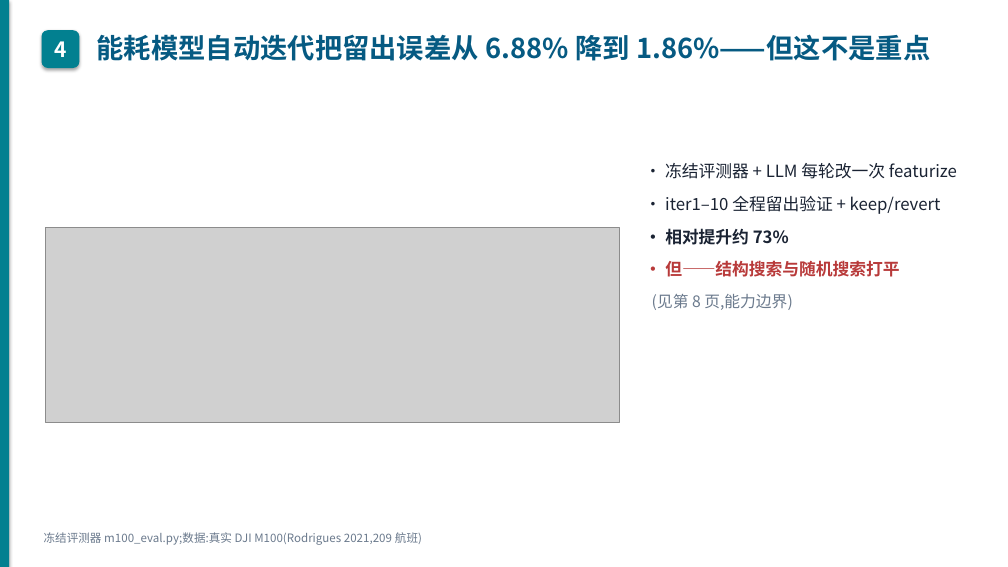
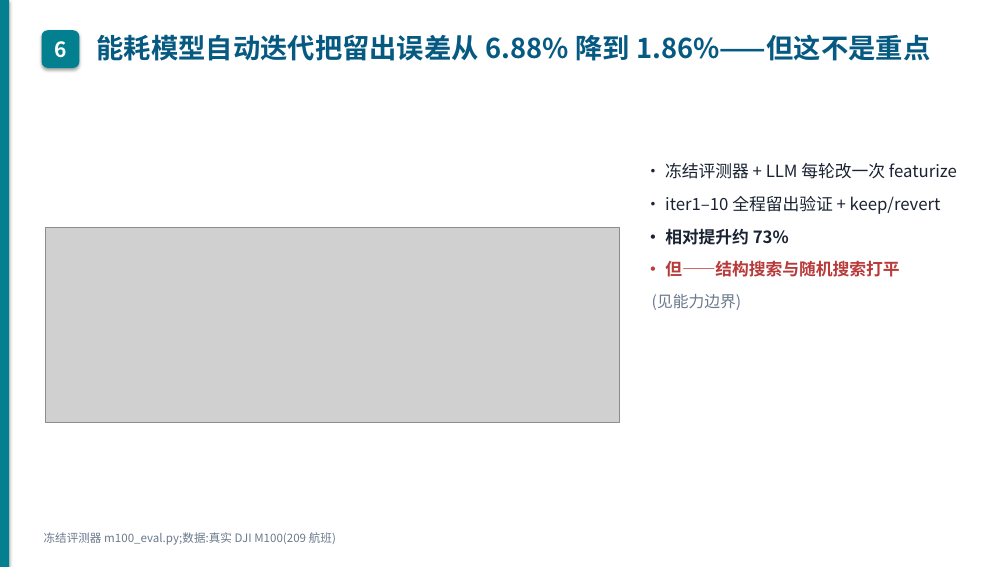
Before and after one commit to wbz0429/PathPlanningwithEnergy, a slide deck: slide 7 of autoresearch/energy_m100/experiments/midterm_defense.pptx (slide 5 before the commit). Drawn at 1008x567 pixels with LibreOffice and Linux fonts; fonts in the diff are those of the drawing; grey boxes stand for pictures. Boxes give left, top, right and bottom in pixels: in the first picture for what was removed or moved away, otherwise in the second. Text is boxed around its words. In the diff, an @@ line names an element or a change of style, - is before the commit and + after.

```diff
--- a/autoresearch/energy_m100/experiments/midterm_defense.pptx
+++ b/autoresearch/energy_m100/experiments/midterm_defense.pptx
@@ text in rounded rectangle at [54,41,66,58]: text changed @@
-4
+6
@@ text at [652,294,741,310]: text changed @@
-(见第 8 页,能力边界)
+(见能力边界)
@@ text at [44,532,336,545]: text changed @@
-冻结评测器 m100_eval.py;数据:真实 DJI M100(Rodrigues 2021,209 航班)
+冻结评测器 m100_eval.py;数据:真实 DJI M100(209 航班)
```
Also in this commit, not shown: 16 other slides changed, 4 slides added, 1 other file.
